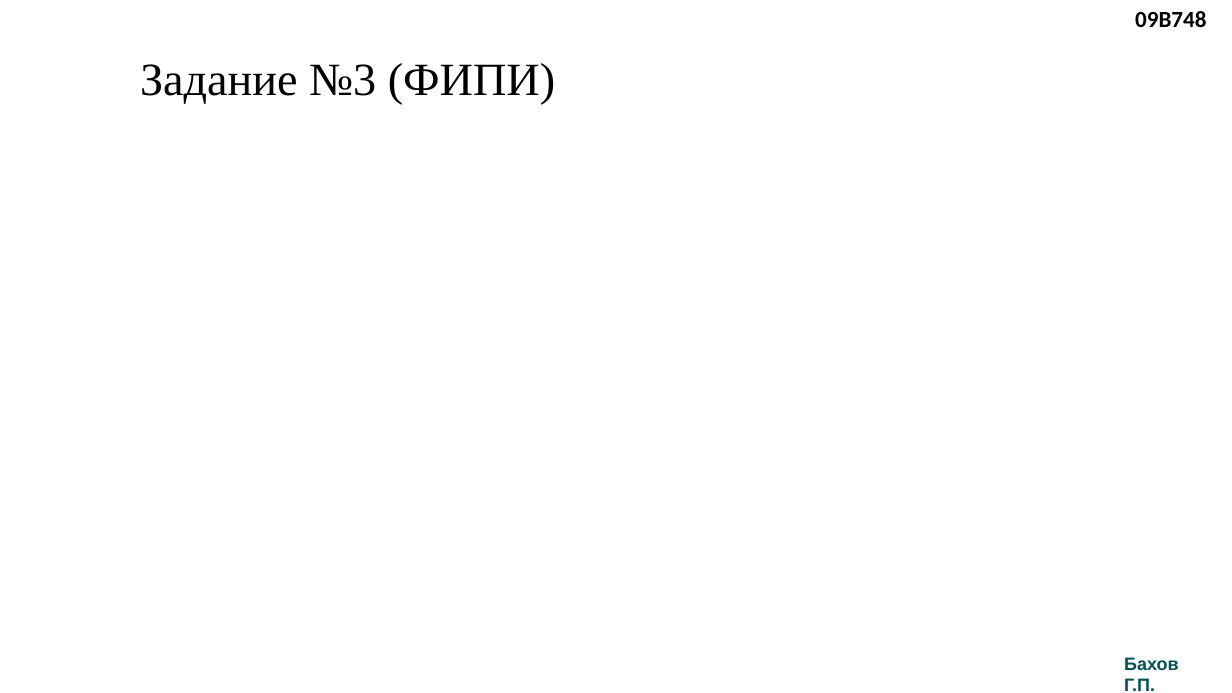
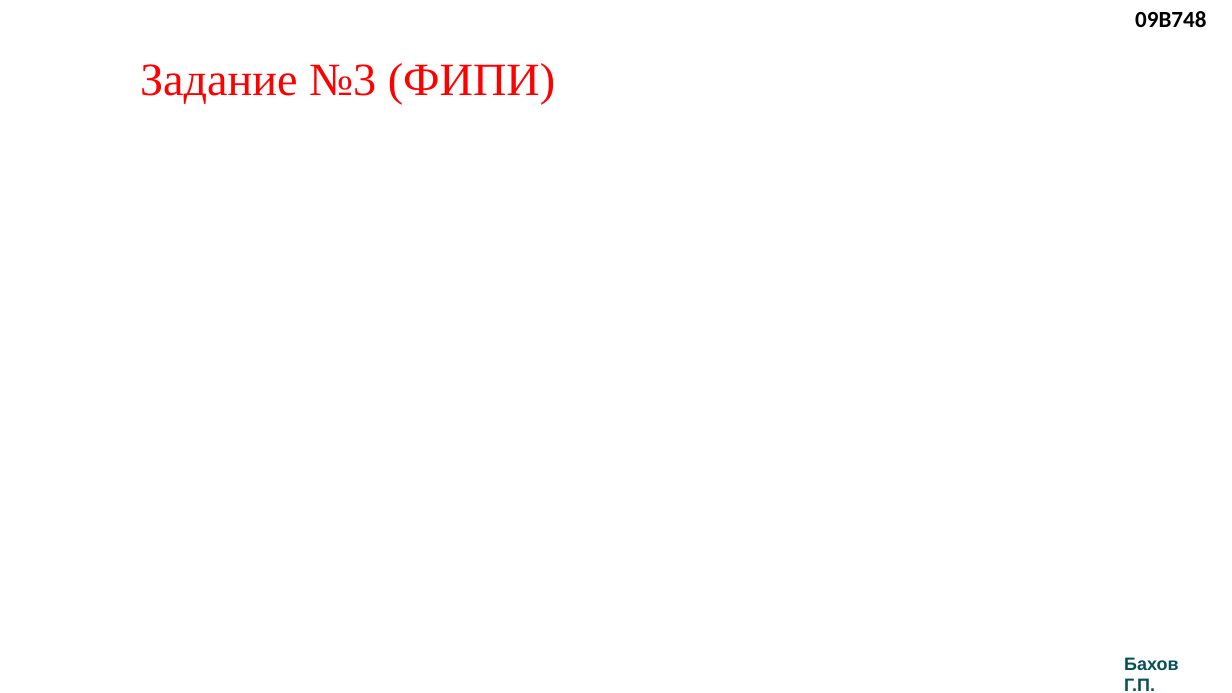
Before and after one commit to Grigoriy1988/OGE-2025-2026, a slide deck: slide 4 of 03/Задача №1.pptx. Drawn at 1232x693 pixels with LibreOffice and Linux fonts; fonts in the diff are those of the drawing; grey boxes stand for pictures. Boxes give left, top, right and bottom in pixels: in the first picture for what was removed or moved away, otherwise in the second. Text is boxed around its words. In the diff, an @@ line names an element or a change of style, - is before the commit and + after.

```diff
--- a/03/Задача №1.pptx
+++ b/03/Задача №1.pptx
@@ title "Задание №3 (ФИПИ)" at (x1=140, y1=63, x2=555, y2=105): text colour #000000 to #FF0000 @@
```
Also in this commit, not shown: 5 other slides changed, 1 other file.
